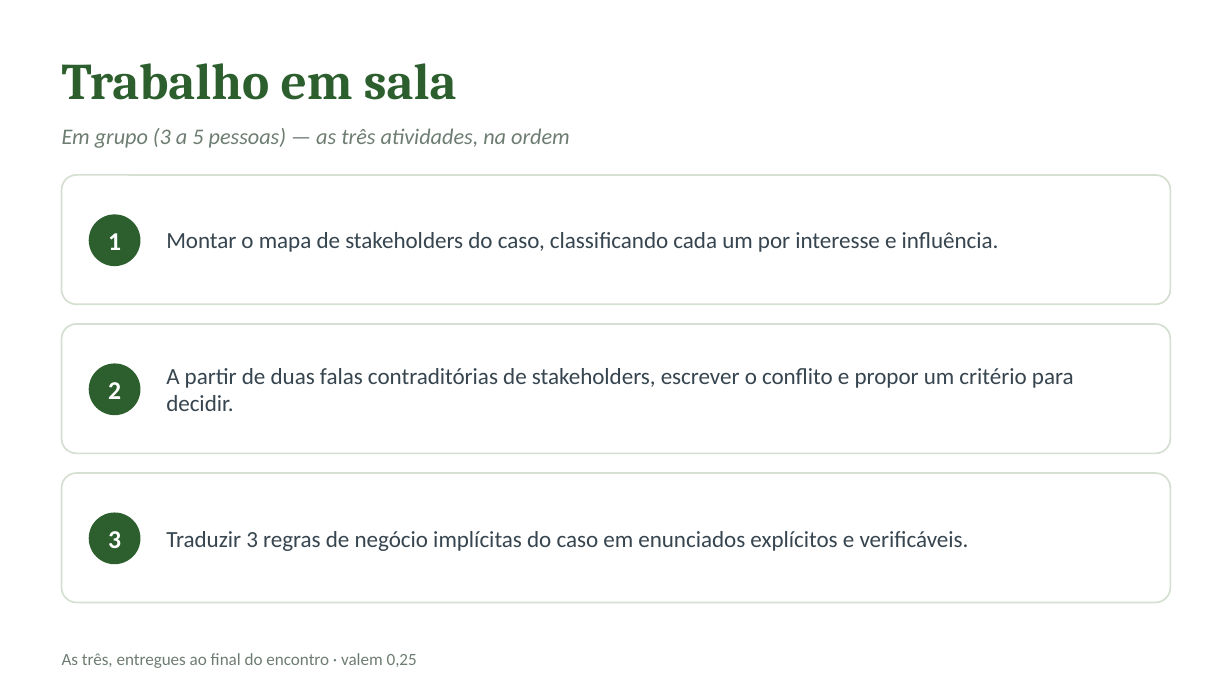
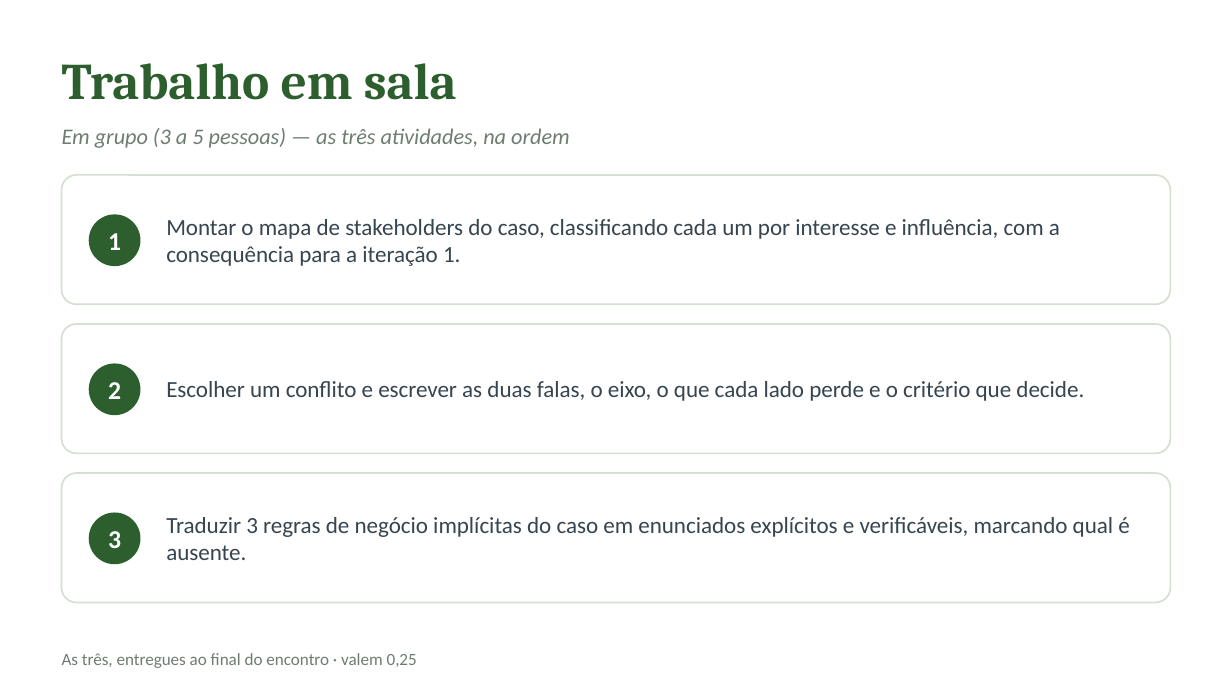
Before and after one commit to CatolicaSC-EngSoft/g1126-analise-projeto-desenvolvimento-agil-alunos, a slide deck: slide 21 of slides/aula-02-stakeholders-objetivos-conflitos.pptx (slide 14 before the commit). Drawn at 1232x693 pixels with LibreOffice and Linux fonts; fonts in the diff are those of the drawing. Boxes give left, top, right and bottom in pixels: in the first picture for what was removed or moved away, otherwise in the second. Text is boxed around its words. In the diff, an @@ line names an element or a change of style, - is before the commit and + after.

```diff
--- a/slides/aula-02-stakeholders-objetivos-conflitos.pptx
+++ b/slides/aula-02-stakeholders-objetivos-conflitos.pptx
@@ text at bbox=[166, 219, 1060, 266]: text changed @@
-Montar o mapa de stakeholders do caso, classificando cada um por interesse e influência.
+Montar o mapa de stakeholders do caso, classificando cada um por interesse e influência, com a consequência para a iteração 1.
@@ text at bbox=[166, 381, 1084, 401]: text changed @@
-A partir de duas falas contraditórias de stakeholders, escrever o conflito e propor um critério para decidir.
+Escolher um conflito e escrever as duas falas, o eixo, o que cada lado perde e o critério que decide.
@@ text at bbox=[166, 517, 1129, 560]: text changed @@
-Traduzir 3 regras de negócio implícitas do caso em enunciados explícitos e verificáveis.
+Traduzir 3 regras de negócio implícitas do caso em enunciados explícitos e verificáveis, marcando qual é ausente.
```
Also in this commit, not shown: 10 other slides changed, 8 slides added, 1 slide removed, 3 other files.
